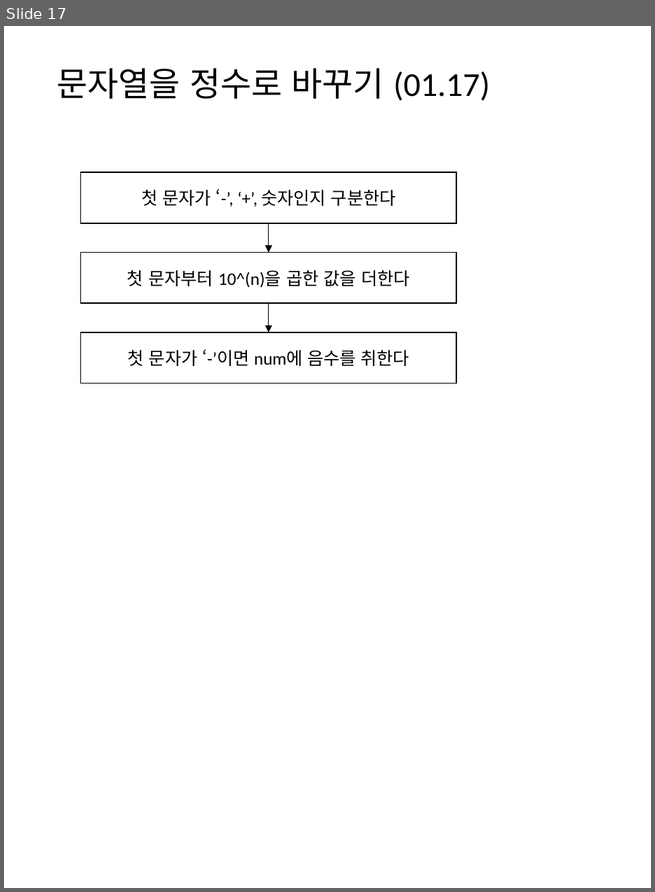
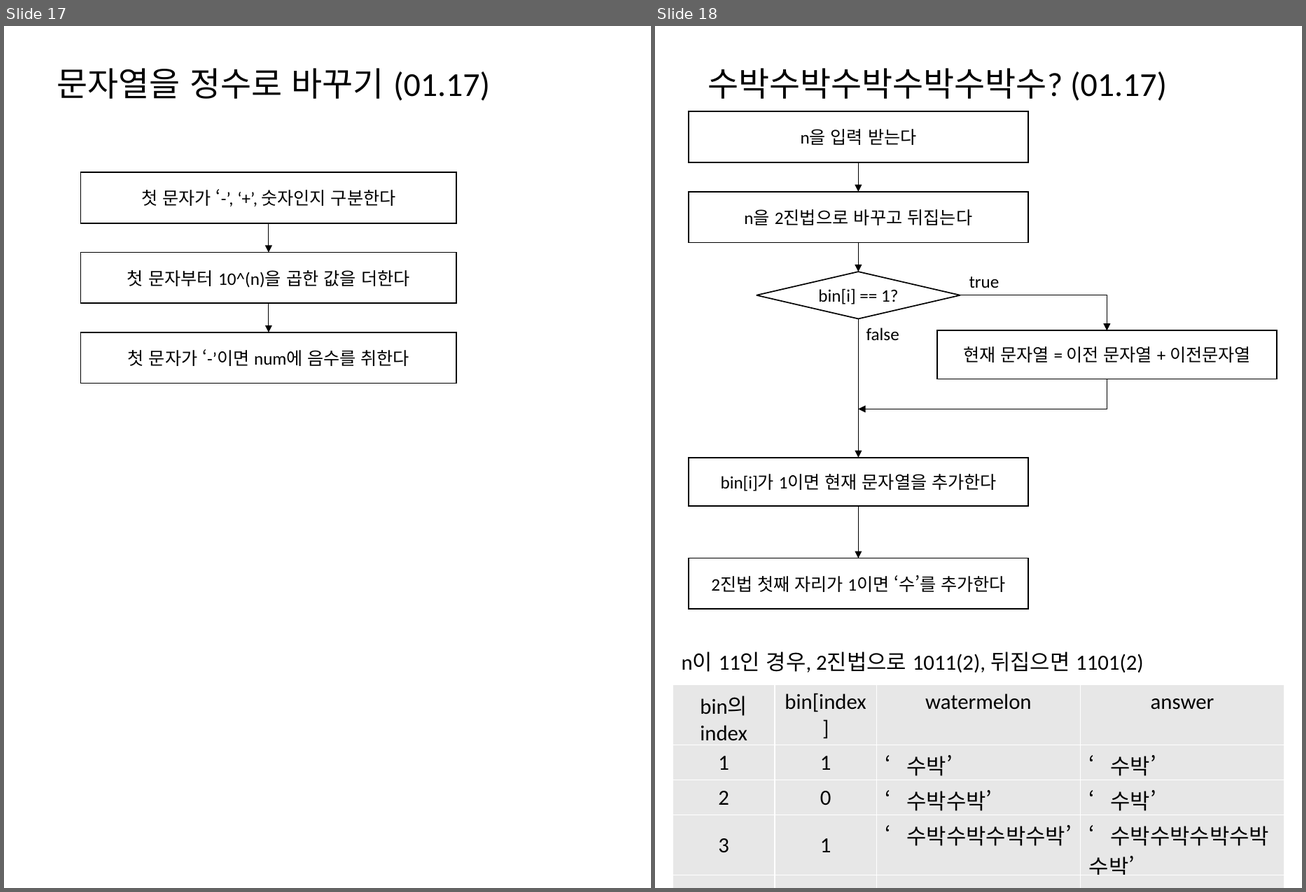
Before and after one commit to mornings9047/Algorithms_Programmers, a slide deck: 알고리즘_프로그래머스_Level01_순서도.pptx. Shown side by side, each under a label of ours: slide 17 before the commit, slides 17 and 18 after it. The pictures are 655x892 and 1306x892 pixels, drawn with LibreOffice and Linux fonts; fonts in the diff are those of the drawing. Boxes give left, top, right and bottom in pixels: in the first picture for what was removed or moved away, otherwise in the second. Text is boxed around its words. In the diff, an @@ line names an element or a change of style, - is before the commit and + after.

Commit message:
수박수박수박수박수박수?

```diff
--- a/알고리즘_프로그래머스_Level01_순서도.pptx
+++ b/알고리즘_프로그래머스_Level01_순서도.pptx
@@ slide 18 added at bbox=[655, 26, 1302, 888], background #FFFFFF @@
@@ title added at bbox=[708, 68, 1167, 101], 28 pt, text #000000 @@
+수박수박수박수박수박수? (01.17)
@@ rectangle added at bbox=[689, 111, 1028, 162], outline #000000 1 pt, 14.7 pt, text #000000 @@
+n을 입력 받는다
@@ arrow added from (859, 162) to (859, 192), #000000 0.5 pt @@
@@ rectangle added at bbox=[689, 192, 1028, 242], outline #000000 1 pt, 14.7 pt, text #000000 @@
+n을 2진법으로 바꾸고 뒤집는다
@@ arrow added from (859, 242) to (859, 272), #000000 0.5 pt @@
@@ diamond added at bbox=[757, 272, 960, 319], outline #000000 1 pt, 14.7 pt, text #000000 @@
+bin[i] == 1?
@@ text added at bbox=[969, 277, 999, 288], 14.7 pt, text #000000 @@
+true
@@ elbow arrow added from (960, 295) to (1107, 330), #000000 0.5 pt @@
@@ arrow added from (859, 319) to (859, 458), #000000 0.5 pt @@
@@ text added at bbox=[866, 328, 899, 340], 14.7 pt, text #000000 @@
+false
@@ rectangle added at bbox=[937, 330, 1277, 379], outline #000000 1 pt, 14.7 pt, text #000000 @@
+현재 문자열 = 이전 문자열 + 이전문자열
@@ elbow arrow added from (1107, 380) to (859, 409), #000000 0.5 pt @@
@@ rectangle added at bbox=[689, 458, 1028, 506], outline #000000 1 pt, 14.7 pt, text #000000 @@
+bin[i]가 1이면 현재 문자열을 추가한다
@@ arrow added from (859, 506) to (859, 558), #000000 0.5 pt @@
@@ rectangle added at bbox=[689, 558, 1028, 609], outline #000000 1 pt, 14.7 pt, text #000000 @@
+2진법 첫째 자리가 1이면 ‘수’를 추가한다
@@ text added at bbox=[682, 652, 1144, 673], 18 pt, text #000000 @@
+n이 11인 경우, 2진법으로 1011(2), 뒤집으면 1101(2)
@@ table added at bbox=[673, 685, 1284, 878], 6 rows, 4 columns @@
+bin의 index | bin[index] | watermelon | answer
+1 | 1 | ‘수박’ | ‘수박’
+2 | 0 | ‘수박수박’ | ‘수박’
+3 | 1 | ‘수박수박수박수박’ | ‘수박수박수박수박수박’
+ |  |  | 
+0 | 1 | ‘수박수박수박수박’ | ‘수박수박수박수박수박수’
```
Also in this commit, not shown: 2 other files.
